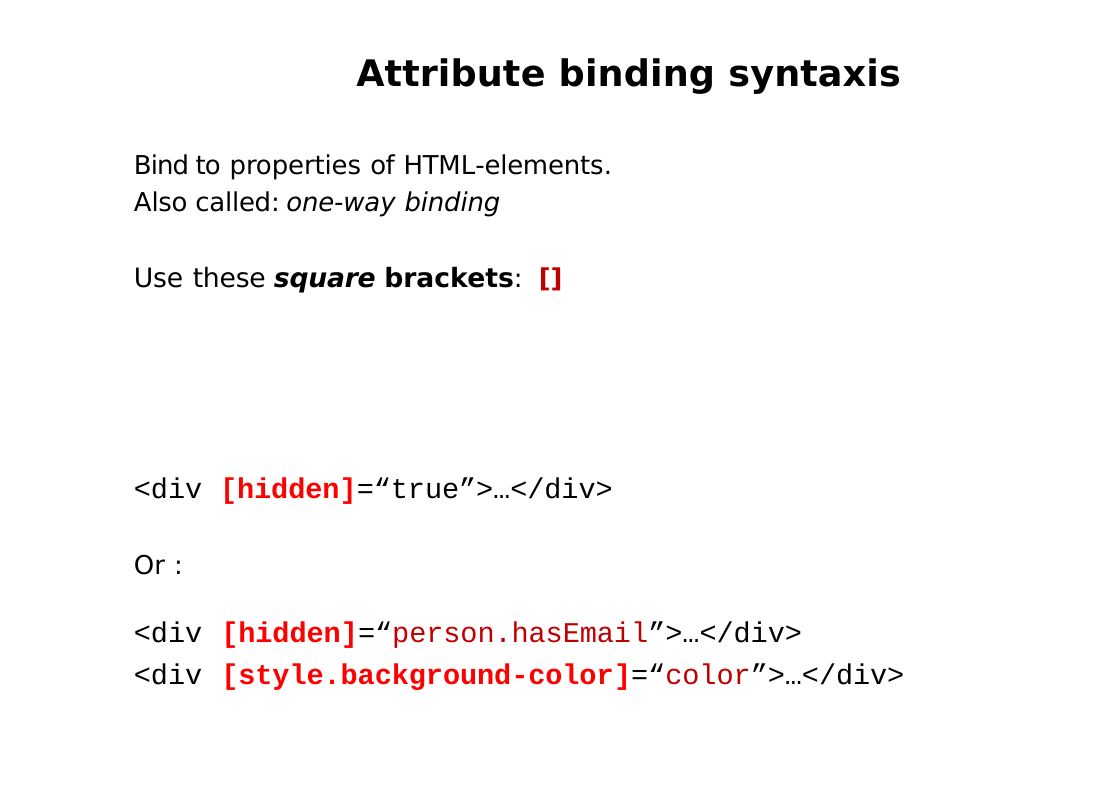
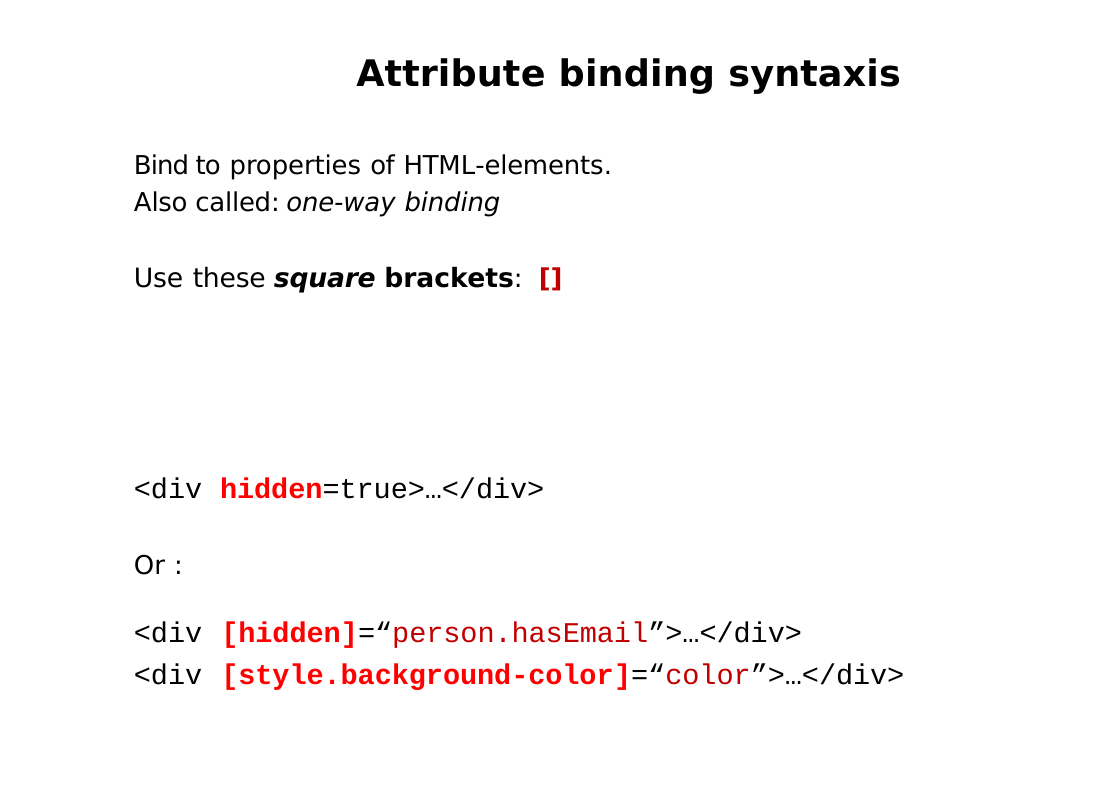
Before and after one commit to petereijgermans11/workshop-angular10, a slide deck: slide 28 of PPT/02- Angular Databinding.pptx. Drawn at 1120x792 pixels with LibreOffice and Linux fonts; fonts in the diff are those of the drawing. Boxes give left, top, right and bottom in pixels: in the first picture for what was removed or moved away, otherwise in the second. Text is boxed around its words. In the diff, an @@ line names an element or a change of style, - is before the commit and + after.

```diff
--- a/PPT/02- Angular Databinding.pptx
+++ b/PPT/02- Angular Databinding.pptx
@@ text at <box>220,478,544,499</box>: text changed @@
-[hidden]=“true”>…</div>
+hidden=true>…</div>
```
Also in this commit, not shown: 2 other slides changed, 44 other files.
